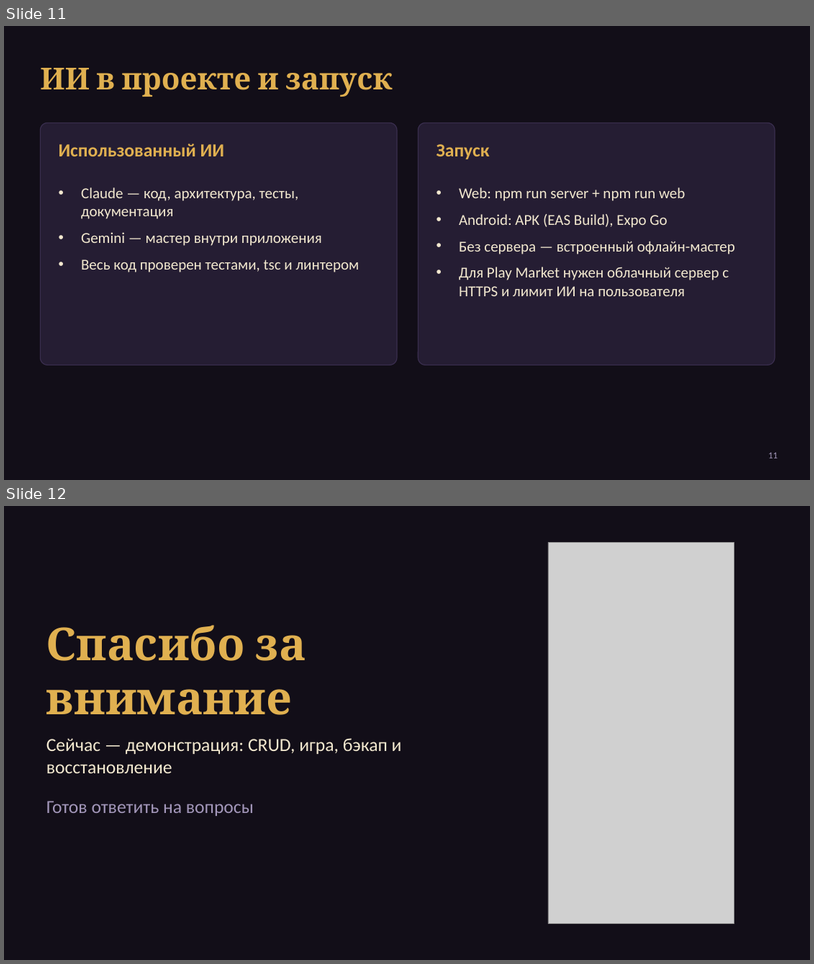
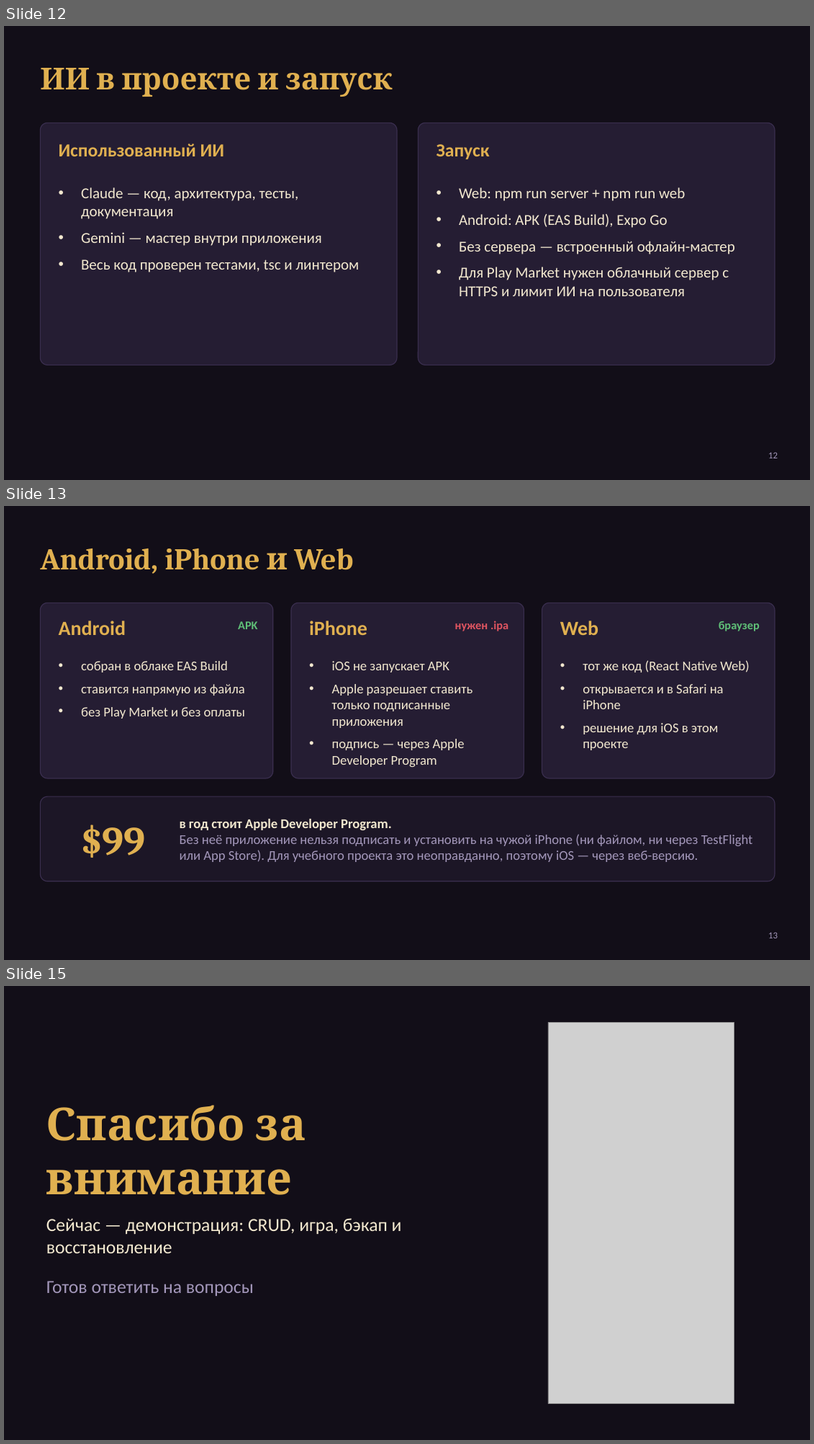
Before and after one commit to jidream02/neuroquest, a slide deck: docs/Презентация NeuroQuest.pptx. Shown one above the other, each under a label of ours: slides 11 and 12 before the commit, slides 12, 13 and 15 after it; the slides between them are not shown. The pictures are 814x964 and 814x1444 pixels, drawn with LibreOffice and Linux fonts; fonts in the diff are those of the drawing; grey boxes stand for pictures. Boxes give left, top, right and bottom in pixels: in the first picture for what was removed or moved away, otherwise in the second. Text is boxed around its words. In the diff, an @@ line names an element or a change of style, - is before the commit and + after.

```diff
--- a/docs/Презентация NeuroQuest.pptx
+++ b/docs/Презентация NeuroQuest.pptx
@@ slide 13 added at <box>4,506,810,960</box>, background #120E18 @@
@@ title added at <box>40,548,354,574</box>, 36 pt, text #E0B050, bold @@
+Android, iPhone и Web
@@ rounded rectangle added at <box>40,602,273,778</box>, fill #251D33, outline #3A2E4F 1 pt @@
@@ rounded rectangle added at <box>291,602,525,778</box>, fill #251D33, outline #3A2E4F 1 pt @@
@@ rounded rectangle added at <box>543,602,775,778</box>, fill #251D33, outline #3A2E4F 1 pt @@
@@ text added at <box>59,620,126,635</box>, 24 pt, text #E0B050, bold @@
+Android
@@ text added at <box>238,621,258,629</box>, 14 pt, text #5FBF77, bold @@
+APK
@@ text added at <box>309,620,368,635</box>, 24 pt, text #E0B050, bold @@
+iPhone
@@ text added at <box>455,620,509,631</box>, 14 pt, text #E05561, bold @@
+нужен .ipa
@@ text added at <box>561,620,599,635</box>, 24 pt, text #E0B050, bold @@
+Web
@@ text added at <box>719,621,760,631</box>, 14 pt, text #5FBF77, bold @@
+браузер
@@ text added at <box>81,661,245,718</box>, 16 pt, text #F2E8CF @@
+• собран в облаке EAS Build
+• ставится напрямую из файла
+• без Play Market и без оплаты
@@ text added at <box>332,661,473,767</box>, 16 pt, text #F2E8CF @@
+• iOS не запускает APK
+• Apple разрешает ставить только подписанные приложения
+• подпись — через Apple Developer Program
@@ text added at <box>583,660,750,750</box>, 16 pt, text #F2E8CF @@
+• тот же код (React Native Web)
+• открывается и в Safari на iPhone
+• решение для iOS в этом проекте
@@ rounded rectangle added at <box>40,796,775,881</box>, fill #1C1626, outline #3A2E4F 1 pt @@
@@ text added at <box>80,824,145,857</box>, 48 pt, text #E0B050, bold @@
+$99
@@ text added at <box>180,818,754,862</box>, 16 pt, text #A397BA @@
+в год стоит Apple Developer Program.
+Без неё приложение нельзя подписать и установить на чужой iPhone (ни файлом, ни через TestFlight или App Store). Для учебного проекта это неоправданно, поэтому iOS — через веб-версию.
@@ page number added at <box>769,932,778,938</box>, 11 pt, text #A397BA @@
+13
@@ what was slide 11 is now slide 12 @@
@@ page number at <box>769,452,778,458</box>: text changed @@
-11
+12
@@ what was slide 12 is now slide 15 @@
```
Also in this commit, not shown: 2 other slides added, 1 other file.
